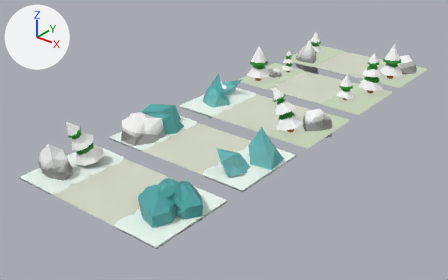
The Blender file Assets/StylizedModules/SnowPath.blend as it was, and as the next commit left it.
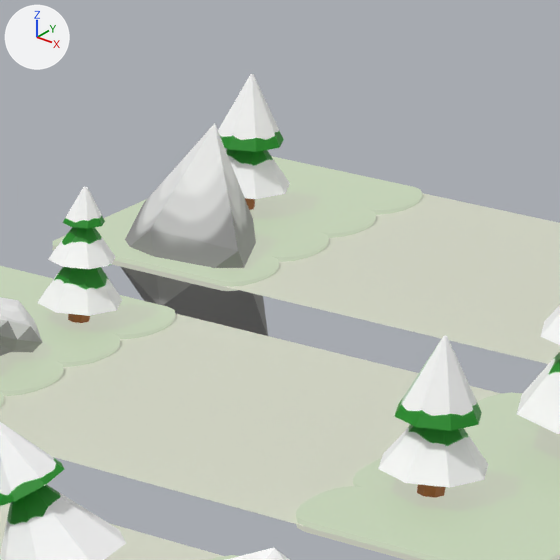
The first picture shows the older version from a 50 mm lens placed at (17.1, -34.5, 12.9), pointed at (-1.0, -11.9, -1.1). The close-ups show both versions on the part from 61% to 82% of the width and 7% to 39% of the height of that picture; other places that the commit changed are outside them. Arrows for +X, +Y and +Z are at upper left; the lights stay in place.

Names of what the first close-up shows: 'NiTree.001', 'NiTree.002', 'Path', 'Path.001', 'Path.002', 'Rock', 'Rock.003', 'SanTree', 'SanTree.001', 'SanTree.002', 'Sides', 'Sides.001'.
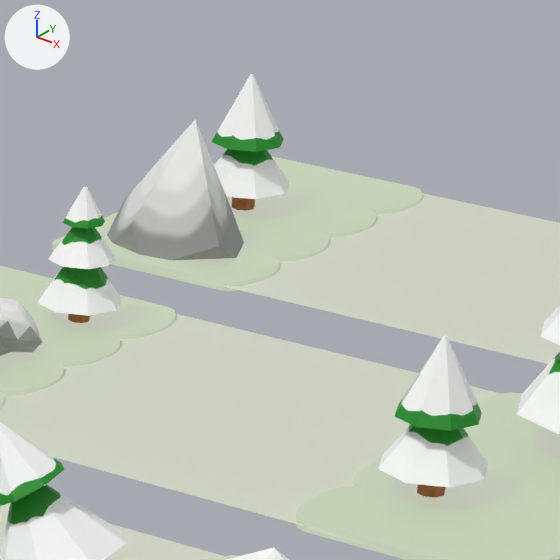
Changed parts and their boxes [x1, y1, x2, y2] in the close-ups (560 x 560 px; the box of a moved part takes in the faces that stretch with it):
```json
{"object": "Rock.003", "change": "reshaped, moved", "before": [120, 123, 268, 336], "after": [107, 119, 244, 260]}
{"part": 1, "of": "me_icosphere_005", "change": "moved or reshaped", "before": [120, 203, 268, 336], "after": [107, 199, 244, 260]}
```

The change, as JSON lines over the scene's bpy script:
```json
{"block": "me_icosphere_005", "where": "# used by ob_rock_003; location = (-2.987, -1.177, 0.05); rotation_euler = (1.124, 0.0, 0.0), in degrees (64, 0, 0); scale = (0.71, 0.71, 0.71)"}
{"op": "remove", "block": "me_icosphere_005", "code": "me_icosphere_005.from_pydata(...)  # 12 vertices, 20 faces; spans x -1.01..1.44, y -1.1..1.69, z -1.93..0.89"}
{"op": "add", "block": "me_icosphere_005", "code": "me_icosphere_005.from_pydata(...)  # 11 vertices, 15 faces; spans x -1.01..1.44, y -0.57..1.69, z -1.7..0.89"}
{"block": "me_icosphere_005", "change": "me_icosphere_005 part 1"}
{"block": "me_icosphere_005", "change": "6 vertices are removed from x -1.01..1.44, y -1.1..0.0, z -1.93..0.55"}
{"block": "me_icosphere_005", "change": "15 faces are deleted"}
{"block": "me_icosphere_005", "change": "5 vertices are added at (0.0, 0.47, -1.7), (1.44, -0.12, -0.45), (-1.01, -0.03, -0.84), (0.34, -0.57, 0.77), (-0.69, -0.53, 0.41)"}
{"block": "me_icosphere_005", "change": "10 new faces join them"}
{"op": "set", "path": "ob_rock_003.location", "old": "(-2.987, -1.177, 0.05)", "new": "(-3.22, -1.177, 0.05)"}
```
